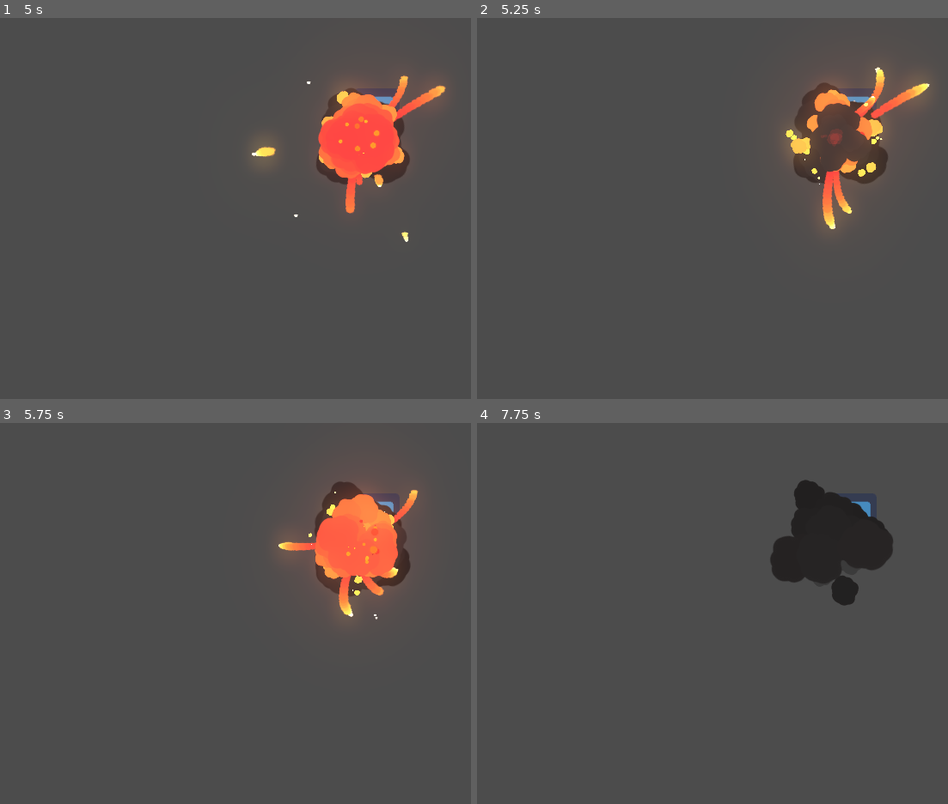
Above: before the commit, frames 1-4 (two rows, left to right).
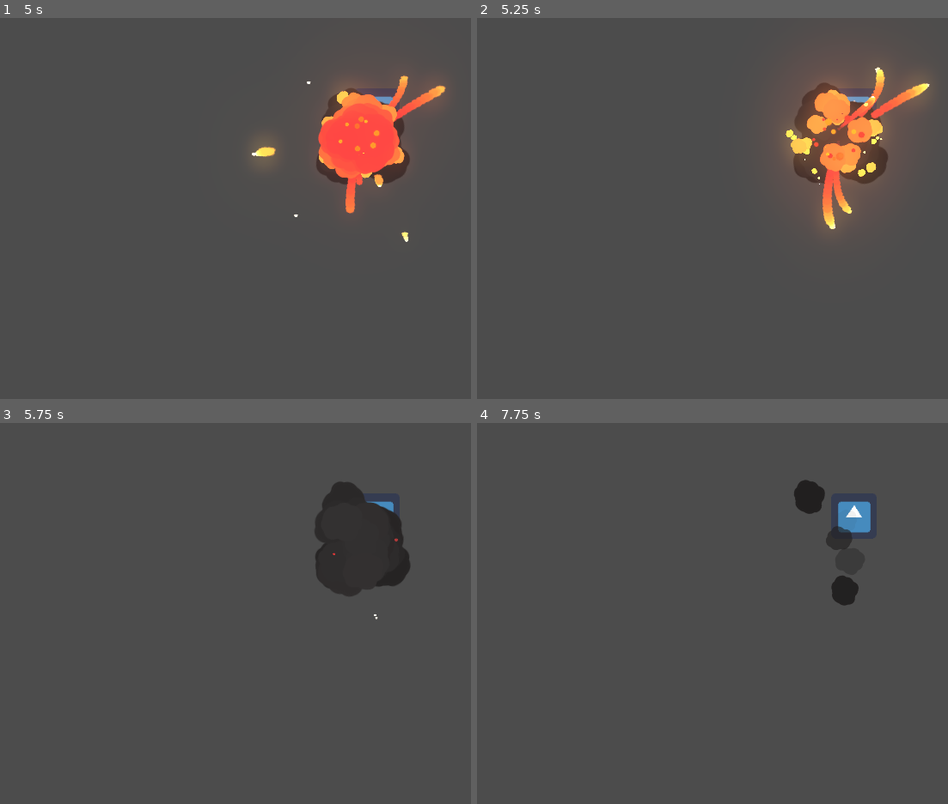
Above: after the commit, the same moments.

Repository: LautaroGomez97/Meteoritos_juego
Game: Godot game, scene res://Juego/Niveles/NivelTest.tscn
The game is run twice, just before and just after one commit, with the same random seed, the same clock (stepped at 60 frames per second) and the same inputs. The engine's default icon, where the game draws it, is replaced by a stand-in: a white triangle on a blue panel in a dark square.
Inputs (mouse positions are in pixels of both pictures, inside the frame that each line leads up to):
- Up to frame 1 (5 s): move the mouse to (216, 284) at 0.52 s; hold Space (disparo_principal) 0.53-1.28 s; hold W (mover_adelante) 0.53-2.03 s; move the mouse to (456, 265) at 1.27 s; right-click (456, 265) at 1.35 s; move the mouse to (42, 147) at 2.02 s; hold A (rotar_antihorario) 2.03-2.78 s; hold S (mover_atras) 2.03-4.28 s; move the mouse to (282, 204) at 2.77 s; tap D (rotar_horario) at 2.85 s; move the mouse to (146, 109) at 3.52 s; hold Space (disparo_principal) 3.53-4.28 s; move the mouse to (400, 185) at 4.27 s; hold W (mover_adelante) from 4.28 s (still down); right-click (400, 185) at 4.35 s
- Up to frame 2 (5.25 s): keep holding W (mover_adelante); move the mouse to (590, 223) at 5.02 s; hold A (rotar_antihorario) from 5.03 s (still down)
- Up to frame 3 (5.75 s): keep holding W (mover_adelante); keep holding A (rotar_antihorario)
- Up to frame 4 (7.75 s): keep holding W (mover_adelante); move the mouse to (797, 525) at 5.77 s; release A (rotar_antihorario) at 5.78 s; tap D (rotar_horario) at 5.85 s; move the mouse to (693, 689) at 6.52 s; hold Space (disparo_principal) 6.53-7.28 s; move the mouse to (933, 670) at 7.27 s; right-click (933, 670) at 7.35 s

Frame 1 is identical in both runs. In frame 2, 1.4% of the frame differs, in the area x 70-84%, y 22-42%; in frame 3, 6.3%, in the area x 58-89%, y 14-53%; in frame 4, 3.6%.

Commit message:
Update Player.gd

Diff:
--- a/Juego/Naves/Player/Player.gd
+++ b/Juego/Naves/Player/Player.gd
@@ -44,7 +44,7 @@
 		ESTADO.MUERTO:
 			colisionador.set_deferred("disabled", true)
 			canion.set_puede_disparar(true)
-			Eventos.emit_signal("nave_destruida", global_position, 3)
+			Eventos.emit_signal("nave_destruida", global_position, 2)
 			queue_free()
 		_:
 			printerr("Error de estado")
